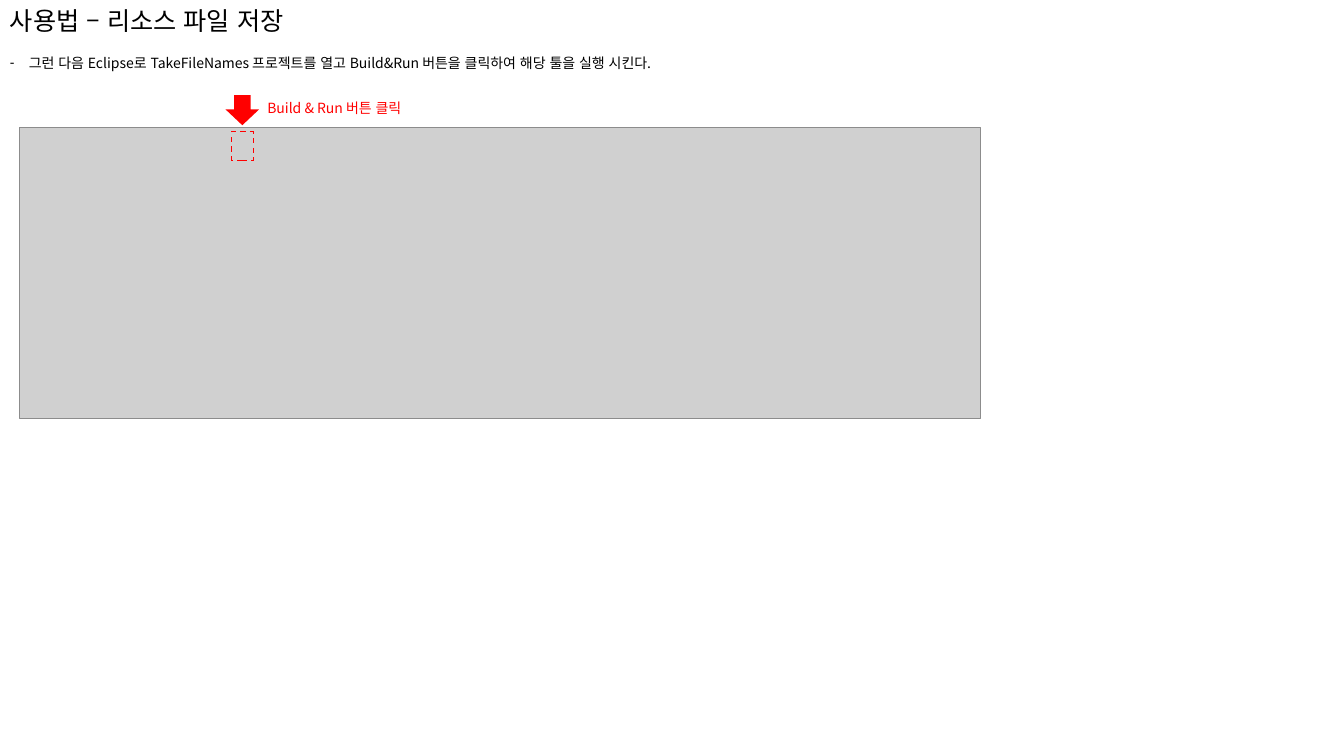
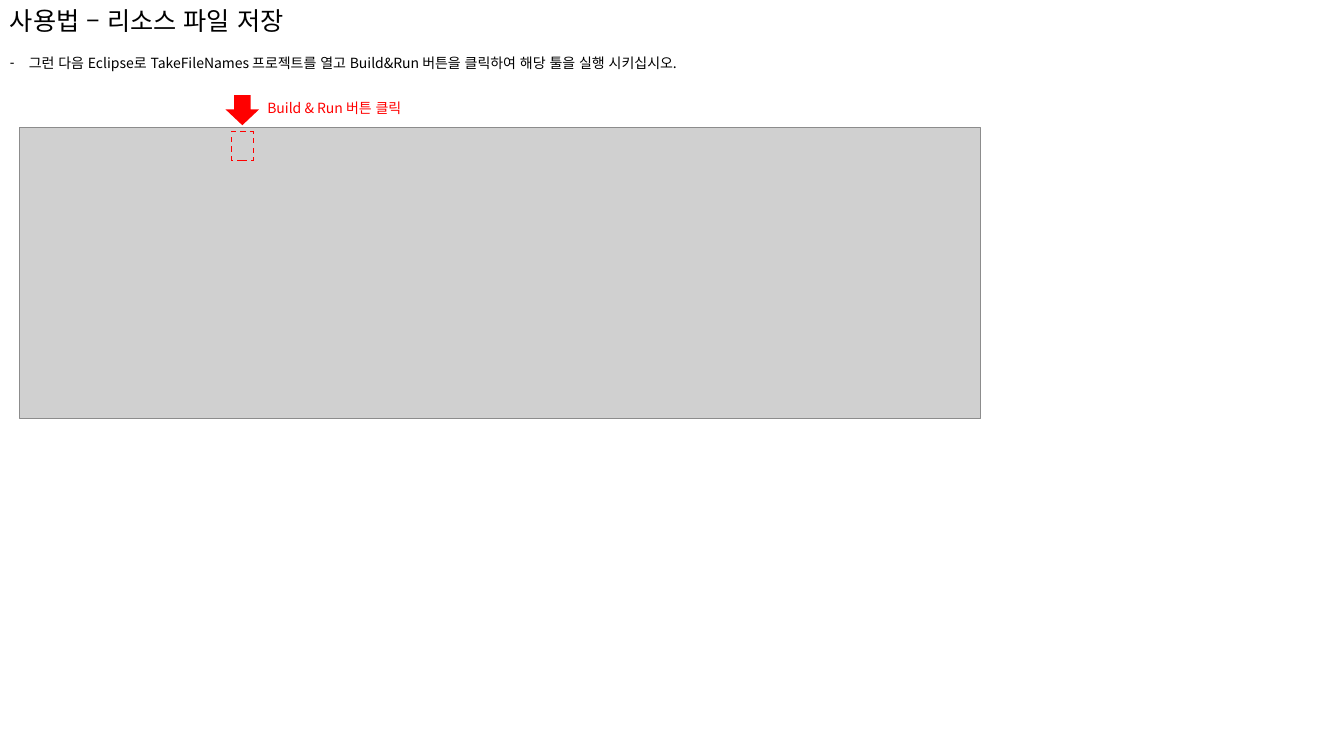
Before and after one commit to caroan/WorkList, a slide deck: slide 5 of 이력서및포트폴리오_안명선/포트폴리오/문서외포트폴리오/Java툴/파일이름가져오는툴 사용법.pptx. Drawn at 1344x756 pixels with LibreOffice and Linux fonts; fonts in the diff are those of the drawing; grey boxes stand for pictures. Boxes give left, top, right and bottom in pixels: in the first picture for what was removed or moved away, otherwise in the second. Text is boxed around its words. In the diff, an @@ line names an element or a change of style, - is before the commit and + after.

```diff
--- a/이력서및포트폴리오_안명선/포트폴리오/문서외포트폴리오/Java툴/파일이름가져오는툴 사용법.pptx
+++ b/이력서및포트폴리오_안명선/포트폴리오/문서외포트폴리오/Java툴/파일이름가져오는툴 사용법.pptx
@@ text at (x1=29, y1=56, x2=677, y2=72): text changed @@
-– 그런 다음 Eclipse로 TakeFileNames 프로젝트를 열고 Build&Run 버튼을 클릭하여 해당 툴을 실행 시킨다.
+– 그런 다음 Eclipse로 TakeFileNames 프로젝트를 열고 Build&Run 버튼을 클릭하여 해당 툴을 실행 시키십시오.
```
Also in this commit, not shown: 5 other slides changed, 3 other files.
